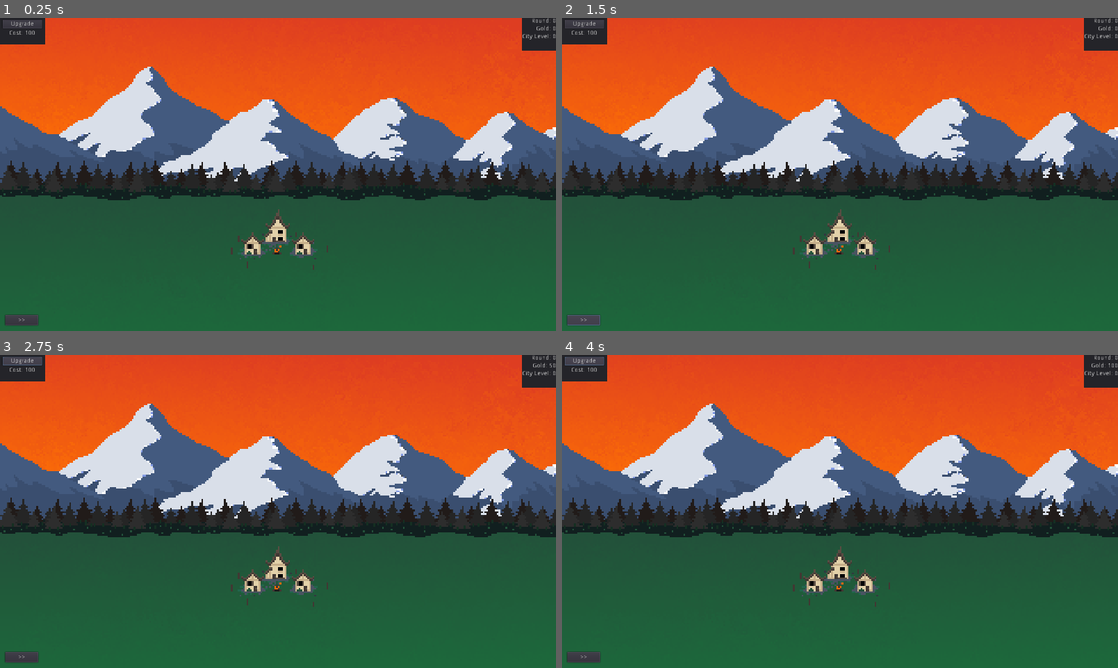
Above: before the commit, frames 1-4 (two rows, left to right).
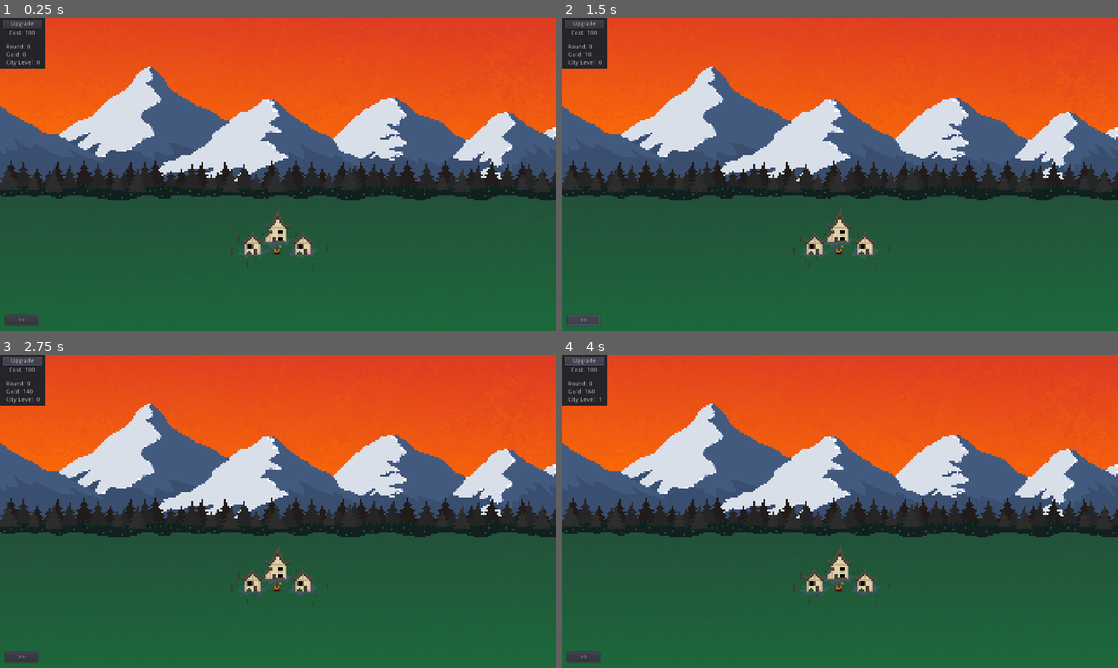
Above: after the commit, the same moments.

Repository: terrainbuilder52/Disaster_Dispatcher
Game: Godot game, scene res://Main_Scene.tscn
Two runs of this game, one before a commit and one after it. Both use one fixed random seed, a clock stepped at 60 frames per second and the inputs below.
Inputs:
- Up to frame 1 (0.25 s): no input
- Up to frame 2 (1.5 s): click "Upgrade" at 0.5 s; click ">>" at 1.25 s
- Up to frame 3 (2.75 s): click "Upgrade" at 2 s
- Up to frame 4 (4 s): click ">>" at 2.75 s; click "Upgrade" at 3.5 s

The runs differ from the first frame. In frame 1, 1.3% of the frame differs, in the area x 0-100%, y 0-17%; in frame 2, 1.3%; in frame 3, 1.3%; in frame 4, 1.3%.

Commit message:
Adds very basic disaster generation

Diff:
--- a/Disaster_Dispatcher/City.gd
+++ b/Disaster_Dispatcher/City.gd
@@ -5,6 +5,7 @@
 var population = 100
 
 # Called when the node enters the scene tree for the first time.
+#Sets Labels
 func _ready():
 	var city_level = 0
 	var main_scene = get_parent()
@@ -13,6 +14,7 @@
 
 
 # Called every frame. 'delta' is the elapsed time since the previous frame.
+#Updates Labels
 func _process(delta):
 	var main_scene = get_parent()
 	main_scene.get_node("WorldUI/StatsLabels/VBoxContainer/GoldLabel").text = "Gold: " + str(gold)
@@ -26,7 +28,9 @@
 func _on_Button_pressed():
 	if city_level != 3:
 		if gold >= 100:
+
+			#Change stats
 			gold -= 100
+			health += 100
+			population += 100
 			city_level += 1
-
-			print(city_level)
--- /dev/null
+++ b/Disaster_Dispatcher/Disasters.tscn
@@ -0,0 +1,3 @@
+[gd_scene format=2]
+
+[node name="Area2D" type="Area2D"]
--- a/Disaster_Dispatcher/Main_Scene.gd
+++ b/Disaster_Dispatcher/Main_Scene.gd
@@ -1,16 +1,18 @@
 extends Node
-
 var time = 0
-var time_passed = 15
+var time_passed = 5
 var turn = 0
 var game_round = 0
+
+var disaster_list = []
+var disasters_list = ["CLEAR", "FIRE"]
 signal turn_passed
 
 var start_game = false
 
 # Called when the node enters the scene tree for the first time.
 func _ready():
-	pass
+	disaster_generation()
 
 # Called every frame. 'delta' is the elapsed time since the previous frame.
 func _process(delta):
@@ -27,9 +29,17 @@
 		turn = 0
 		start_game = false
 		game_round += 1
+		disaster_list.clear()
+		disaster_generation()
 
 func _on_Turn_passed():
 		emit_signal("turn_passed")
 
 func _on_StartGameButton_pressed():
 	start_game = true
+
+func disaster_generation():
+	#Generate disaster map
+	for i in range(100):
+		disaster_list.append(disasters_list[int(rand_range(0, disasters_list.size()))])
+		print(disaster_list[i])
--- a/Disaster_Dispatcher/Main_Scene.tscn
+++ b/Disaster_Dispatcher/Main_Scene.tscn
@@ -11,7 +11,7 @@
 script = ExtResource( 4 )
 
 [node name="WorldBackground" parent="." instance=ExtResource( 2 )]
-position = Vector2( 0.663452, -0.663422 )
+position = Vector2( 0.663452, -0.245293 )
 
 [node name="City" parent="." instance=ExtResource( 3 )]
 position = Vector2( 640, 512 )
@@ -26,11 +26,14 @@
 }
 
 [node name="ActionMenu" type="Panel" parent="WorldUI"]
-margin_right = 104.0
-margin_bottom = 60.0
+margin_left = 0.0858459
+margin_top = 0.188885
+margin_right = 104.086
+margin_bottom = 60.1889
 rect_min_size = Vector2( 100, 60 )
 script = ExtResource( 6 )
 __meta__ = {
+"_edit_group_": true,
 "_edit_use_anchors_": false
 }
 
@@ -60,45 +63,46 @@
 align = 1
 
 [node name="StatsLabels" type="Panel" parent="WorldUI"]
-margin_left = 1201.59
-margin_top = 0.297987
-margin_right = 1279.59
-margin_bottom = 75.298
+margin_top = 60.0
+margin_right = 104.0
+margin_bottom = 116.0
 __meta__ = {
 "_edit_group_": true,
 "_edit_use_anchors_": false
 }
 
 [node name="VBoxContainer" type="VBoxContainer" parent="WorldUI/StatsLabels"]
-margin_right = 40.0
-margin_bottom = 40.0
+anchor_left = 0.5
+anchor_right = 0.5
+margin_left = -38.5
+margin_right = 38.5
+margin_bottom = 50.0
+__meta__ = {
+"_edit_use_anchors_": false
+}
 
 [node name="TurnLabel" type="Label" parent="WorldUI/StatsLabels/VBoxContainer"]
-margin_right = 65.0
-margin_bottom = 31.0
-text = "Turn Label"
-align = 2
-autowrap = true
+margin_right = 77.0
+margin_bottom = 14.0
+text = "Round: 0"
 __meta__ = {
 "_edit_use_anchors_": false
 }
 
 [node name="GoldLabel" type="Label" parent="WorldUI/StatsLabels/VBoxContainer"]
-margin_top = 35.0
-margin_right = 65.0
-margin_bottom = 49.0
-text = "Gold:"
-align = 2
+margin_top = 18.0
+margin_right = 77.0
+margin_bottom = 32.0
+text = "Gold: 0"
 __meta__ = {
 "_edit_use_anchors_": false
 }
 
 [node name="CityLevelLabel" type="Label" parent="WorldUI/StatsLabels/VBoxContainer"]
-margin_top = 53.0
-margin_right = 65.0
-margin_bottom = 67.0
-text = "City_level:"
-align = 2
+margin_top = 36.0
+margin_right = 77.0
+margin_bottom = 50.0
+text = "City_level: 0"
 __meta__ = {
 "_edit_use_anchors_": false
 }
